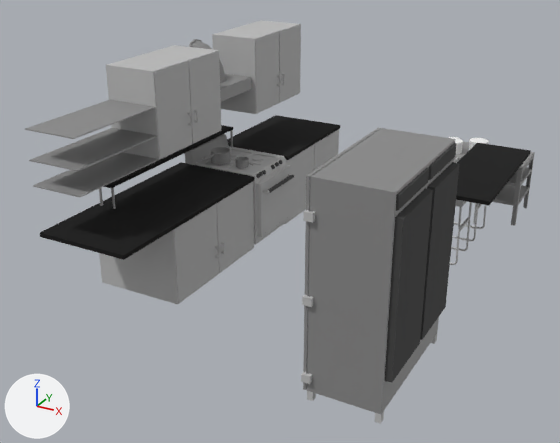
The OBJ model Unity/Rituals/Assets/Game/Models/Props/kitchen_furniture.obj as it was, and as the next commit left it.
The view is the same before and after, from a 50 mm lens placed at (5.7, -9.17, 4.33), pointed at (1.6, -1.71, 0.6). Every picture has the same lights, and +X, +Y and +Z are marked at lower left. Where no turn or scale is listed for an object, it has been applied to the vertices. Vertices at the same position are counted once.

Before the edit, the objects in view are built like this:
```python
mat_blinn1sg = principled_material('blinn1SG')
mat_blinn1sg.base_color = (0.0, 0.0, 0.0)  # black #000000
mat_blinn1sg.roughness = 0.992
me_kitchen_furniture = bpy.data.meshes.new('kitchen_furniture')
me_kitchen_furniture.from_pydata(...)  # 10580 vertices, 10191 faces; spans x 0.0..3.92, y -3.98..1.61, z -0.01..2.51
me_kitchen_furniture.materials.append(mat_blinn4sg)  # dark grey #454545
me_kitchen_furniture.materials.append(mat_blinn2sg)  # grey #bcbcbc
me_kitchen_furniture.materials.append(mat_blinn3sg)  # grey #bcbcbc
me_kitchen_furniture.materials.append(mat_metal8)  # grey #939393
me_kitchen_furniture.materials.append(mat_blinn1sg)  # black #000000
me_kitchen_furniture.materials.append(mat_blinn5sg)  # picture img_brushed_dif_jpg
me_kitchen_furniture.materials.append(mat_metal_shiny3)  # white #ffffff
me_kitchen_furniture.materials.append(mat_pots2)  # white #ffffff
me_kitchen_furniture.materials.append(mat_hob_black6)  # grey #848484
me_kitchen_furniture.materials.append(mat_white2)  # white #ffffff
me_kitchen_furniture.materials.append(mat_default12)  # grey #939393
me_kitchen_furniture.materials.append(mat_lambert2sg)  # white #f1f1f1
me_kitchen_furniture.materials.append(mat_blinn7sg)  # grey #bcbcbc
me_kitchen_furniture.materials.append(mat_blinn6sg)  # its picture is missing
me_kitchen_furniture.materials.append(mat_counter_top4)  # white #e5e5e5
me_kitchen_furniture.materials.append(mat_steel2)  # grey #b8b8b8
me_kitchen_furniture.materials.append(mat_blinn8sg)  # its picture is missing
me_kitchen_furniture.materials.append(mat_plastic2)  # grey #b8b8b8
me_kitchen_furniture.materials.append(mat_chrome2)  # grey #b8b8b8
ob_kitchen_furniture = bpy.data.objects.new('kitchen_furniture', me_kitchen_furniture)
ob_kitchen_furniture.location = (0.0, 0.0, 0.0)
```
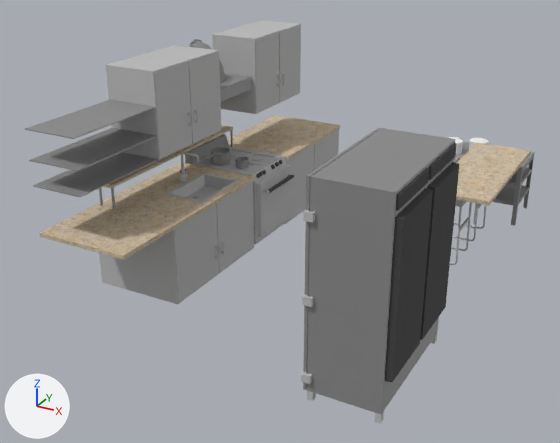
The edits, one by one:
Picture 'Tileable marble floor tile texture (18).jpg' (img_tileable_marble_floor_tile_texture__18__jpg) is new.
In material 'blinn1SG' (mat_blinn1sg), base_color is no longer (0.0, 0.0, 0.0), black #000000.
In material 'blinn1SG' (mat_blinn1sg), texture is now set to img_tileable_marble_floor_tile_texture__18__jpg.
Material 'blinn10SG' (mat_blinn10sg) is new.
Its base color is (0.5, 0.5, 0.5) (grey #bcbcbc).
Its roughness is 1.0.
Material 'blinn12SG' (mat_blinn12sg) is new.
Its base color is (0.45, 0.01, 0.0) (red #b31900).
Its roughness is 1.0.
Material 'blinn11SG' (mat_blinn11sg) is new.
Its base color is (0.0, 0.06, 0.33) (blue #00459b).
Its roughness is 1.0.
Material 'blinn9SG' (mat_blinn9sg) is new.
Its base color is (0.5, 0.5, 0.5) (grey #bcbcbc).
Its roughness is 1.0.
me_kitchen_furniture is used by ob_kitchen_furniture; location (0.0, 0.0, 0.0).
me_kitchen_furniture had 10580 vertices, 10191 faces and spanned x 0.0..3.92, y -3.98..1.61, z -0.01..2.51.
me_kitchen_furniture now has 11264 vertices, 10934 faces and spans x 0.0..3.92, y -3.98..1.61, z -0.01..2.51.
me_kitchen_furniture part 1: a new loose piece of 294 vertices spanning x 0.4..0.68, y -2.05..-1.98, z 1.02..1.38, in mat_blinn9sg (grey #bcbcbc).
Part 2, on me_kitchen_furniture:
8 faces are deleted.
45 vertices are added at x 0.45..1.01, y -2.48..-1.67, z 0.63..1.0.
6 new vertices lie (0.51, 0.0, 0.0) away from vertices in x 0.5, y -2.47..-1.67, z 1.0.
5 new vertices lie (0.43, 0.0, 0.0) away from vertices in x 0.54, y -2.43..-1.71, z 0.85..1.0.
8 new vertices lie (0.0, 0.0, 0.22) away from vertices in x 0.6..0.67, y -2.11..-2.04, z 0.63.
16 new faces join them, mat_blinn1sg (picture img_tileable_marble_floor_tile_texture__18__jpg).
52 new faces join them, mat_chrome2 (grey #b8b8b8).
me_kitchen_furniture now uses material mat_blinn9sg (grey #bcbcbc).
me_kitchen_furniture now uses material mat_blinn12sg (red #b31900).
me_kitchen_furniture now uses material mat_blinn10sg (grey #bcbcbc).
me_kitchen_furniture now uses material mat_blinn11sg (blue #00459b).

Pixel boxes (x1, y1, x2, y2) of what changed, in the pictures (560 x 443 px):
'kitchen_furniture', surface changed, reshaped (black to beige)
    both: (25, 20, 535, 424)
part 1 of me_kitchen_furniture, added
    after: (181, 152, 199, 180)
part 2 of me_kitchen_furniture, built on
    before: (40, 162, 253, 255)
    after: (40, 163, 253, 255)
